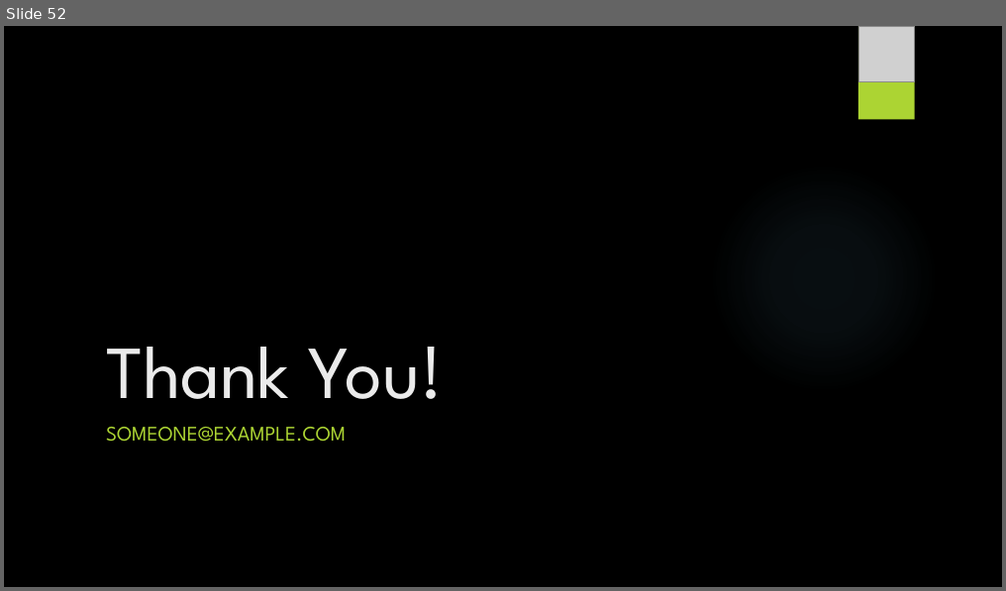
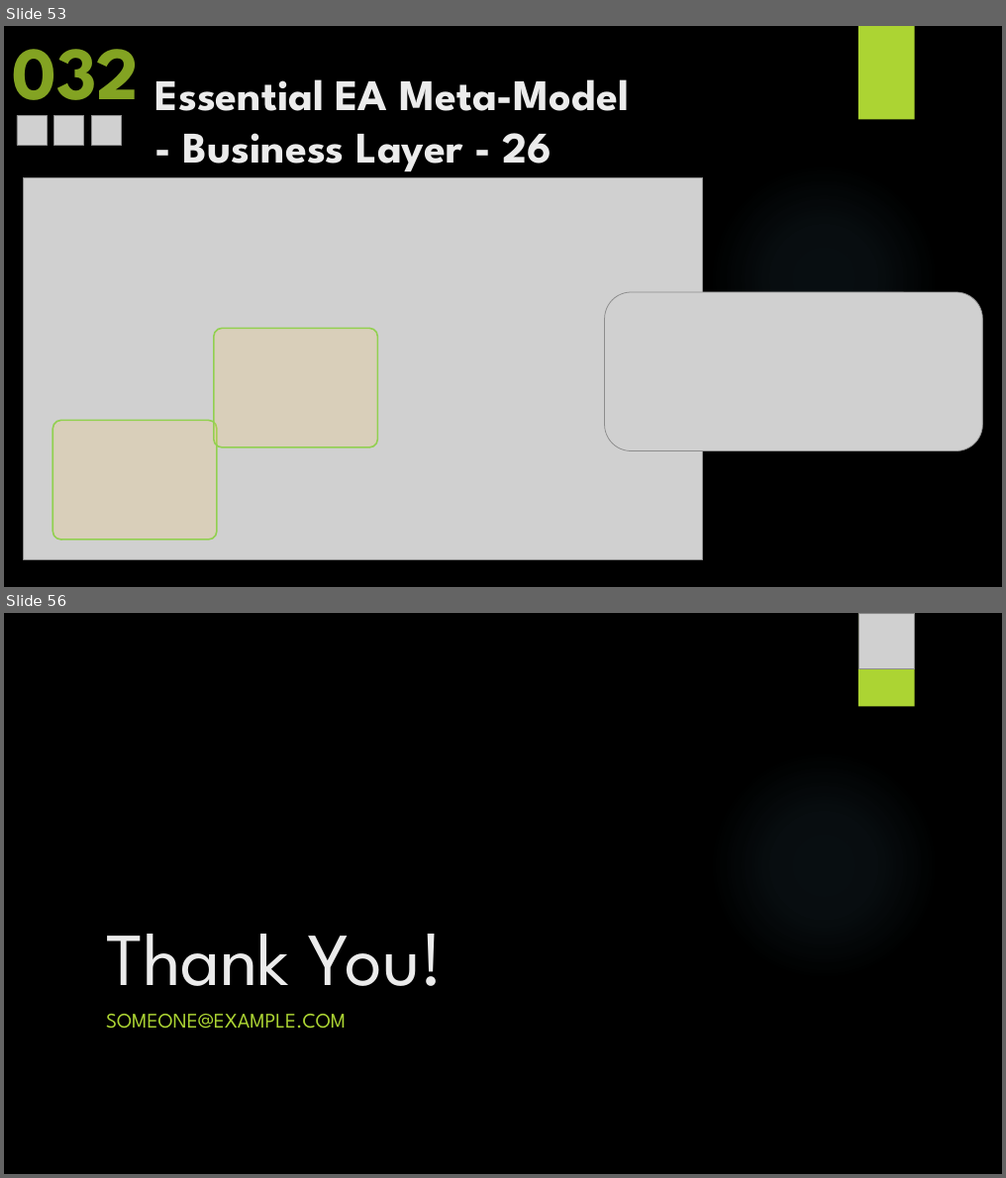
Before and after one commit to yasenstar/EA_MetaModel, a slide deck: Master_EAS_Meta-Model.pptx. Shown one above the other, each under a label of ours: slide 52 before the commit, slides 53 and 56 after it; the slides between them are not shown. The pictures are 1006x591 and 1006x1178 pixels, drawn with LibreOffice and Linux fonts; fonts in the diff are those of the drawing; grey boxes stand for pictures; background and template pictures are left out. Boxes give left, top, right and bottom in pixels: in the first picture for what was removed or moved away, otherwise in the second. Text is boxed around its words. In the diff, an @@ line names an element or a change of style, - is before the commit and + after.

```diff
--- a/Master_EAS_Meta-Model.pptx
+++ b/Master_EAS_Meta-Model.pptx
@@ slide 53 added at (4, 26, 1002, 587), background picture (left out); not listed: 1 template element that a slide beside it also shows @@
@@ text added at (12, 49, 139, 122), 72 pt, text #83A322, bold @@
+032
@@ rectangle added at (858, 26, 915, 120), fill #ACD433 @@
@@ title added at (155, 79, 629, 172), 42 pt, text #EBEBEB, bold @@
+Essential EA Meta-Model
+- Business Layer - 26
@@ picture added at (17, 116, 47, 146) @@
@@ picture added at (54, 116, 84, 146) @@
@@ picture added at (91, 116, 122, 146) @@
@@ picture added at (24, 178, 703, 561) @@
@@ picture added at (604, 292, 982, 452) @@
@@ rounded rectangle added at (214, 329, 377, 448), fill #FFCC66 at 20% opacity, outline #92D050 1.5 pt @@
@@ rounded rectangle added at (53, 421, 217, 540), fill #FFCC66 at 20% opacity, outline #92D050 1.5 pt @@
@@ what was slide 52 is now slide 56 @@
```
Also in this commit, not shown: 1 slide changed, 3 other slides added, 10 other files.
